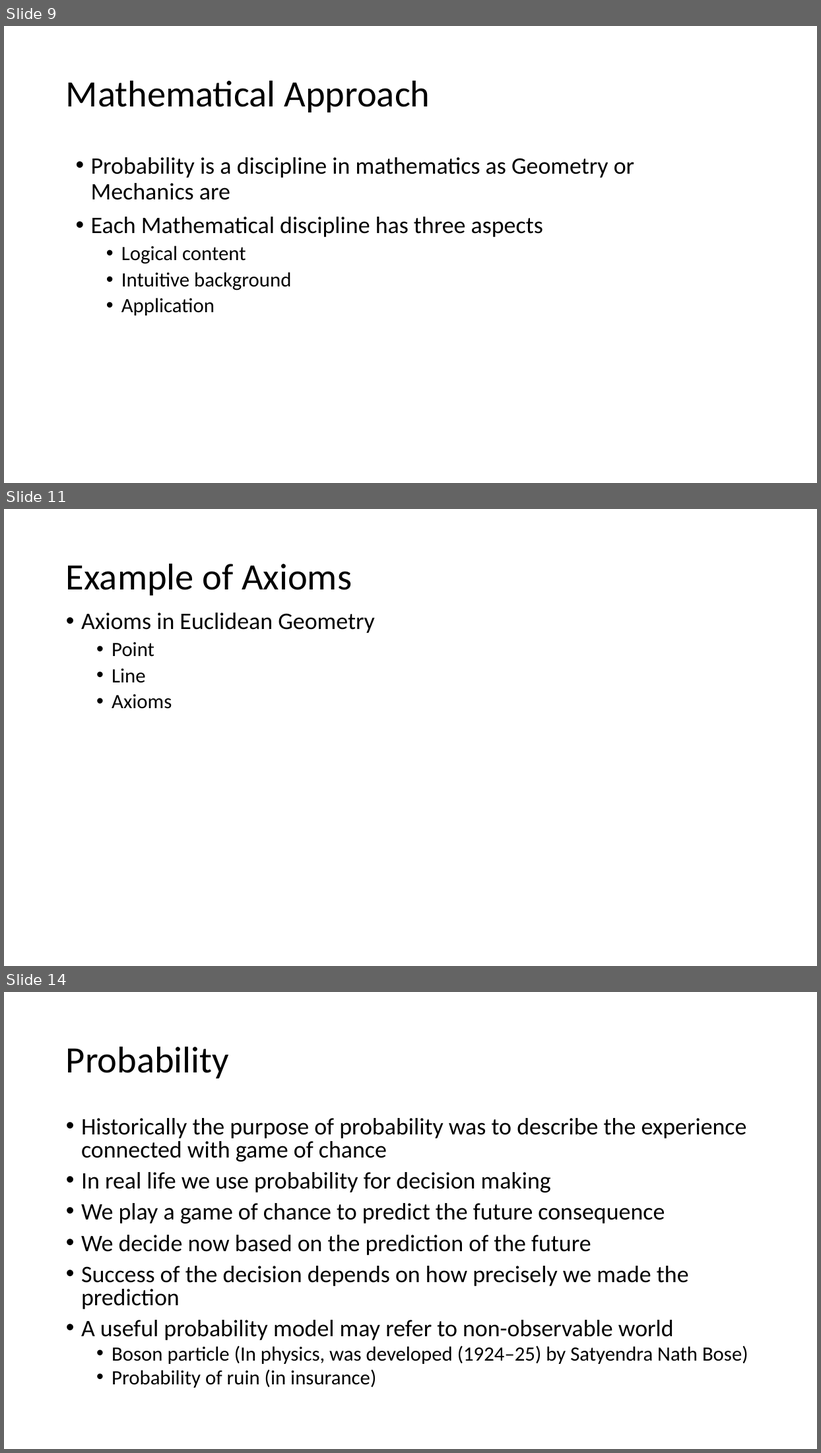
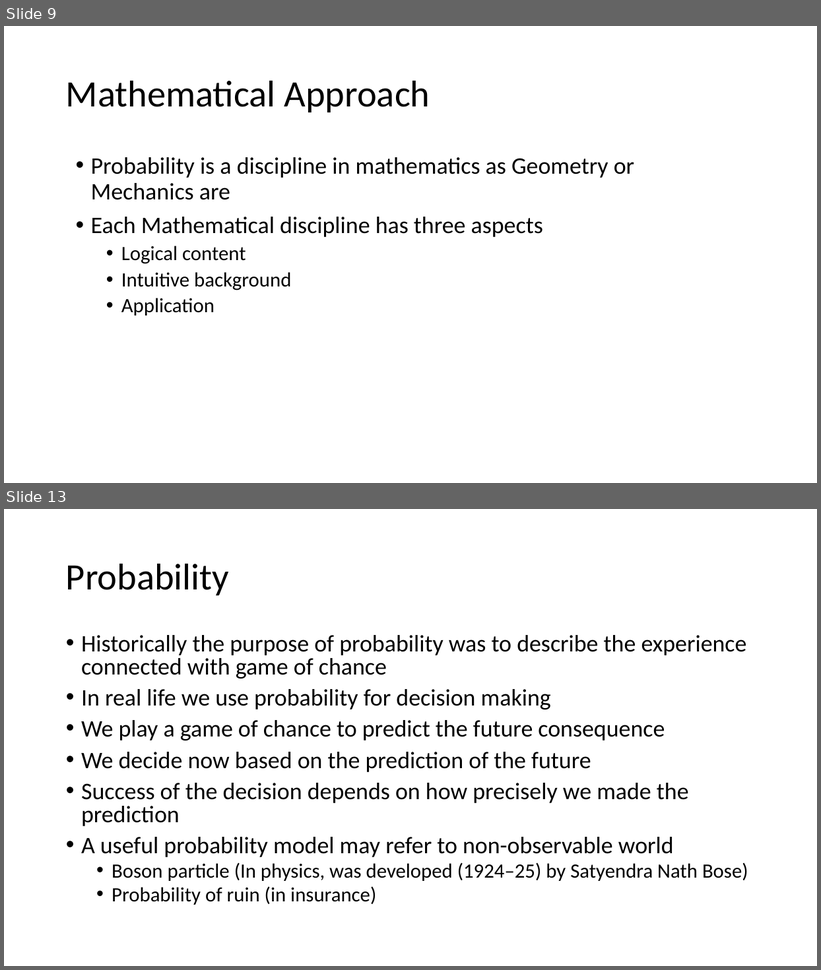
Before and after one commit to yushuf/TeamBeta, a slide deck: Presentation.pptx. Shown one above the other, each under a label of ours: slides 9, 11 and 14 before the commit, slides 9 and 13 after it; the slides between them are not shown. The pictures are 821x1453 and 821x970 pixels, drawn with LibreOffice and Linux fonts; fonts in the diff are those of the drawing. Boxes give left, top, right and bottom in pixels: in the first picture for what was removed or moved away, otherwise in the second. Text is boxed around its words. In the diff, an @@ line names an element or a change of style, - is before the commit and + after.

```diff
--- a/Presentation.pptx
+++ b/Presentation.pptx
@@ slide 11 removed at <box>4,509,817,966</box>, background #FFFFFF @@
@@ title removed at <box>66,563,352,595</box> @@
-Example of Axioms
@@ text removed at <box>81,613,375,709</box> @@
-• Axioms in Euclidean Geometry
-  • Point
-  • Line
-  • Axioms
@@ what was slide 14 is now slide 13 @@
```
Also in this commit, not shown: 5 slides changed, 8 slides added, 3 other slides removed.
